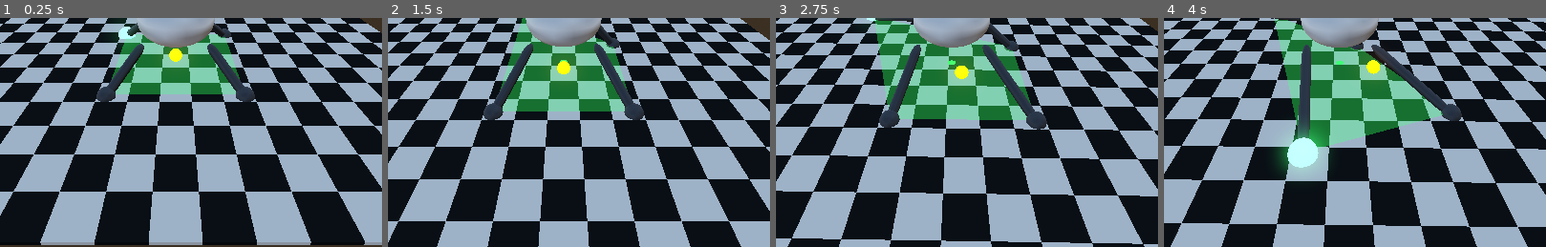
Above: before the commit, frames 1-4 (left to right).
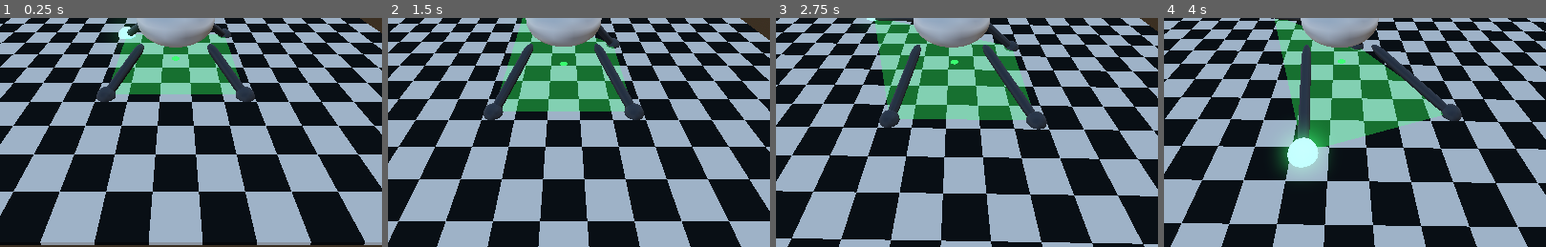
Above: after the commit, the same moments.

Repository: Odoxical/Please-Wait
Game: Godot game, scene res://scenes/Stable Test.tscn
Same seed, same stepped clock (60 frames per second), same inputs: the game is played once before the commit and once after it. This scene is started directly instead of the project's main scene.
Inputs (mouse positions are % of the whole screen's width and height, from its top left):
- Up to frame 1 (0.25 s): no input
- Up to frame 2 (1.5 s): tap Enter (ui_accept) at 0.5, 0.77 s; move the mouse to (45, 70) at 0.52 s; hold Mouse wheel down (Scroll_Down) 0.53-1.28 s; hold W (move_forward) from 0.53 s (still down); move the mouse to (80, 65) at 1.27 s; tap Mouse wheel up (Scroll_Up) at 1.35 s
- Up to frame 3 (2.75 s): tap Enter (ui_accept) at 1.52 s; move the mouse to (20, 35) at 2.02 s; release W (move_forward) at 2.03 s; hold A (move_left) from 2.03 s (still down); hold Ctrl (panic) from 2.03 s (still down)
- Up to frame 4 (4 s): move the mouse to (55, 50) at 2.77 s; release Ctrl (panic) at 2.78 s; tap I (select_foot_1) at 2.85 s; tap Enter (ui_accept) at 3.02, 3.77 s; move the mouse to (35, 25) at 3.52 s; release A (move_left) at 3.53 s; hold S (move_back) from 3.53 s (still down); tap J (select_foot_2) at 3.6 s
The pictures show only the part of the screen within x 27-77%, y 50-100%; the shares and areas given below are measured in that part.

The runs differ from the first frame. In frame 1, 0.2% of the frame differs, in the area x 44-48%, y 13-20%; in frame 2, 0.2%; in frame 3, 0.2%, in the area x 45-51%, y 18-27%; in frame 4, 0.2%.

Commit message:
Implementation of visual improvement.

Diff:
--- a/cute_bot/balance_indicator.gd
+++ b/cute_bot/balance_indicator.gd
@@ -34,7 +34,7 @@
 		ground_y += f.y
 	ground_y = ground_y / feet.size() + 0.05
 
-	var com = bot.global_position
+	var com = bot._visual_com  # smoothly interpolated biased COM
 	var com2 := Vector2(com.x, com.z)
 	var margin = _stability_margin(feet, com2)
 	var t = clampf(margin, 0.0, 1.0)
--- a/scenes/Main.tscn
+++ b/scenes/Main.tscn
@@ -48,3 +48,4 @@
 transform = Transform3D(1, 0, 0, 0, 1, 0, 0, 0, 1, 0, 2, 0)
 max_lean = 2.0
 com_balance_bias = 0.8
+com_visual_lerp_speed = 3.0
--- a/spider_bot/spider_bot.gd
+++ b/spider_bot/spider_bot.gd
@@ -13,19 +13,15 @@
 @export var lean_speed: float = 2.0
 @export var max_lean: float = 1.0
 @export var com_balance_bias: float = 1.0
+@export var com_visual_lerp_speed: float = 6.0
 
 @onready var fl_leg = $FrontLeftIKTarget
 @onready var fr_leg = $FrontRightIKTarget
-
 @onready var bl_leg = $BackLeftIKTarget
 @onready var br_leg = $BackRightIKTarget
-@export var com_visual_lerp_speed: float = 6.0
-
-var _biased_com    := Vector3.ZERO
-var _visual_com    := Vector3.ZERO
-var _com_marker    : MeshInstance3D
-var _polygon_mesh  : MeshInstance3D
-var _polygon_imm   : ImmediateMesh
+
+var _biased_com := Vector3.ZERO
+var _visual_com := Vector3.ZERO
 
 var selected_leg: Node3D
 var home_offsets := {}
@@ -39,7 +35,6 @@
 var leg_names := {}
 var snap_requested := false
 var lean_offset := Vector2.ZERO
-var com = global_position
 
 func _ready():
 	home_offsets = {
@@ -61,7 +56,6 @@
 
 	_biased_com = global_position
 	_visual_com = global_position
-	_create_com_visuals()
 
 	_create_highlight()
 	_select_leg(fl_leg)
@@ -132,7 +126,9 @@
 			var target_pos = avg + transform.basis.y * ground_offset
 			var distance = transform.basis.y.dot(target_pos - position)
 			position = lerp(position, position + transform.basis.y * distance, move_speed * delta)
-	_update_com_visuals(delta)
+
+	# Smoothly chase the biased COM for the indicator to read
+	_visual_com = _visual_com.lerp(_biased_com, com_visual_lerp_speed * delta)
 
 	if selected_leg:
 		highlight.global_position = selected_leg.global_position
@@ -201,7 +197,8 @@
 			away.y = 0
 			if away.length() > 0.001:
 				com += away.normalized() * com_balance_bias
-				_biased_com = com          # expose to _process for the visual
+	_biased_com = com   # always capture final value for the visual
+
 	if support.size() == 1:
 		# Single foot: pivot about it, falling away in the direction of the body
 		var foot = support[0].global_position
@@ -349,57 +346,3 @@
 	result.z *= scale.z
 
 	return result
-func _create_com_visuals():
-	# Orange glowing sphere that tracks the estimated COM
-	_com_marker = MeshInstance3D.new()
-	var s = SphereMesh.new()
-	s.radius = 0.25
-	s.height = 0.5
-	var mat = StandardMaterial3D.new()
-	mat.albedo_color          = Color(1.0, 0.45, 0.0)
-	mat.emission_enabled      = true
-	mat.emission              = Color(1.0, 0.45, 0.0)
-	mat.emission_energy_multiplier = 2.5
-	s.material                = mat
-	_com_marker.mesh          = s
-	_com_marker.top_level     = true
-	add_child(_com_marker)
-
-
-func _update_com_visuals(delta: float):
-	# Smoothly chase the biased COM estimate
-	_visual_com = _visual_com.lerp(_biased_com, com_visual_lerp_speed * delta)
-
-
-	var support: Array = []
-	for leg in home_offsets:
-		if planted.get(leg, true):
-			support.append(leg)
-
-	if support.is_empty():
-		_com_marker.visible = false
-		return
-	_com_marker.visible = true
-
-	# Draw the marker just above the planted feet
-	var avg_y := 0.0
-	for leg in support:
-		avg_y += leg.global_position.y
-	avg_y = avg_y / support.size() + 0.08
-	_com_marker.global_position = Vector3(_visual_com.x, avg_y + 0.15, _visual_com.z)
-
-	if support.size() < 2:
-		return   # single foot — no meaningful polygon to draw
-
-	var pts_2d := PackedVector2Array()
-	for leg in support:
-		var p = leg.global_position
-		pts_2d.append(Vector2(p.x, p.z))
-
-	# hull is a closed loop (last point == first) from convex_hull
-	var hull: PackedVector2Array
-	if support.size() >= 3:
-		hull = Geometry2D.convex_hull(pts_2d)
-	else:
-		hull = pts_2d        # 2 feet: draw the edge as a line
-		hull.append(pts_2d[0])
